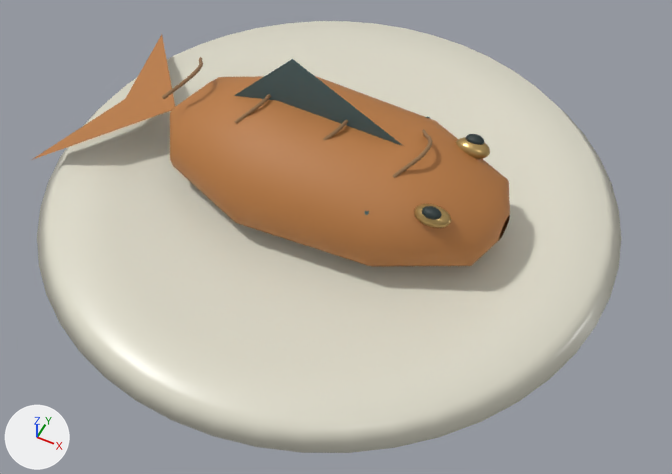
An edit to the glTF model furniture_pack/quest_props/half_fish.glb, drawn before and after from the same camera.
Before and after are seen from a 50 mm camera at (0.167, -0.325, 0.386) aimed at (0.019, -0.031, 0.018). Arrows for +X, +Y and +Z are at lower left; the lights stay in place. The picture after the commit comes second. Vertices at exactly the same position are counted once.

In view in the first picture: 'half_fish'.
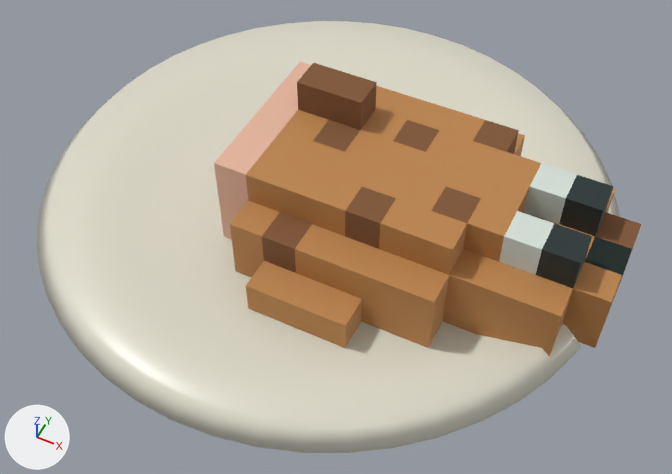
Patch to the scene script:
```diff
--- a/furniture_pack/quest_props/half_fish.glb.py
+++ b/furniture_pack/quest_props/half_fish.glb.py
@@ mat_pixel_char @@
+mat_pixel_char = principled_material('pixel_char')
+mat_pixel_char.base_color = (0.22, 0.0939, 0.0356)  # brown #815635
+mat_pixel_char.roughness = 0.9
@@ mat_pixel_skin @@
+mat_pixel_skin = principled_material('pixel_skin')
+mat_pixel_skin.base_color = (0.5, 0.227, 0.0677)  # orange #bc834a
+mat_pixel_skin.roughness = 0.65
@@ mat_dark @@
+mat_dark = principled_material('dark')
+mat_dark.base_color = (0.0037, 0.0152, 0.0119)  # black #0c211c
+mat_dark.roughness = 0.85
@@ mat_pixel_cut @@
+mat_pixel_cut = principled_material('pixel_cut')
+mat_pixel_cut.base_color = (0.789, 0.465, 0.339)  # beige #e6b69d
+mat_pixel_cut.roughness = 0.8
@@ mat_pixel_light @@
+mat_pixel_light = principled_material('pixel_light')
+mat_pixel_light.base_color = (0.666, 0.745, 0.687)  # light grey #d5e0d8
+mat_pixel_light.roughness = 0.65
@@ me_tapered_fish_body_001 @@
 # used by ob_half_fish; location = (0.0, 0.0, 0.0)
-me_tapered_fish_body_001.from_pydata(...)  # 2009 vertices, 3851 faces; spans x -0.16..0.16, y -0.16..0.16, z 0.0..0.1
-me_tapered_fish_body_001.materials.append(mat_cooked)  # orange #b97b42
-me_tapered_fish_body_001.materials.append(mat_brass)  # orange #b99b62
+me_tapered_fish_body_001.from_pydata(...)  # 454 vertices, 900 faces; spans x -0.16..0.162, y -0.16..0.16, z 0.0..0.086
+# me_tapered_fish_body_001 part 1: a new loose piece of 260 vertices spanning x -0.036..0.162, y -0.09..0.072, z 0.014..0.086
+# me_tapered_fish_body_001 part 2: 11 loose pieces with 1692 vertices, spanning x -0.152..0.079, y -0.065..0.065, z 0.012..0.072, are deleted
+# me_tapered_fish_body_001 part 3
+# 123 vertices are removed from x -0.1..0.1, y -0.053..0.053, z 0.001..0.1
+# 201 faces are deleted
 me_tapered_fish_body_001.materials.append(mat_black)
-me_tapered_fish_body_001.materials.append(mat_fin)  # dark cyan #536e73
-me_tapered_fish_body_001.materials.append(mat_cork)  # brown #937350
 me_tapered_fish_body_001.materials.append(mat_cream)
+me_tapered_fish_body_001.materials.append(mat_pixel_skin)  # orange #bc834a
+me_tapered_fish_body_001.materials.append(mat_pixel_char)  # brown #815635
+me_tapered_fish_body_001.materials.append(mat_dark)  # black #0c211c
+me_tapered_fish_body_001.materials.append(mat_pixel_cut)  # beige #e6b69d
+me_tapered_fish_body_001.materials.append(mat_pixel_light)  # light grey #d5e0d8
```

Pixel boxes [x1, y1, x2, y2] of what changed, in the pictures (672 x 474 px):
'half_fish', reshaped: before [32, 21, 621, 453]; after [37, 21, 641, 453]
part 1 of me_tapered_fish_body_001, added: after [214, 62, 641, 356]
part 2 of me_tapered_fish_body_001, deleted: before [32, 35, 490, 228]
part 3 of me_tapered_fish_body_001, deleted: before [170, 59, 510, 267]
